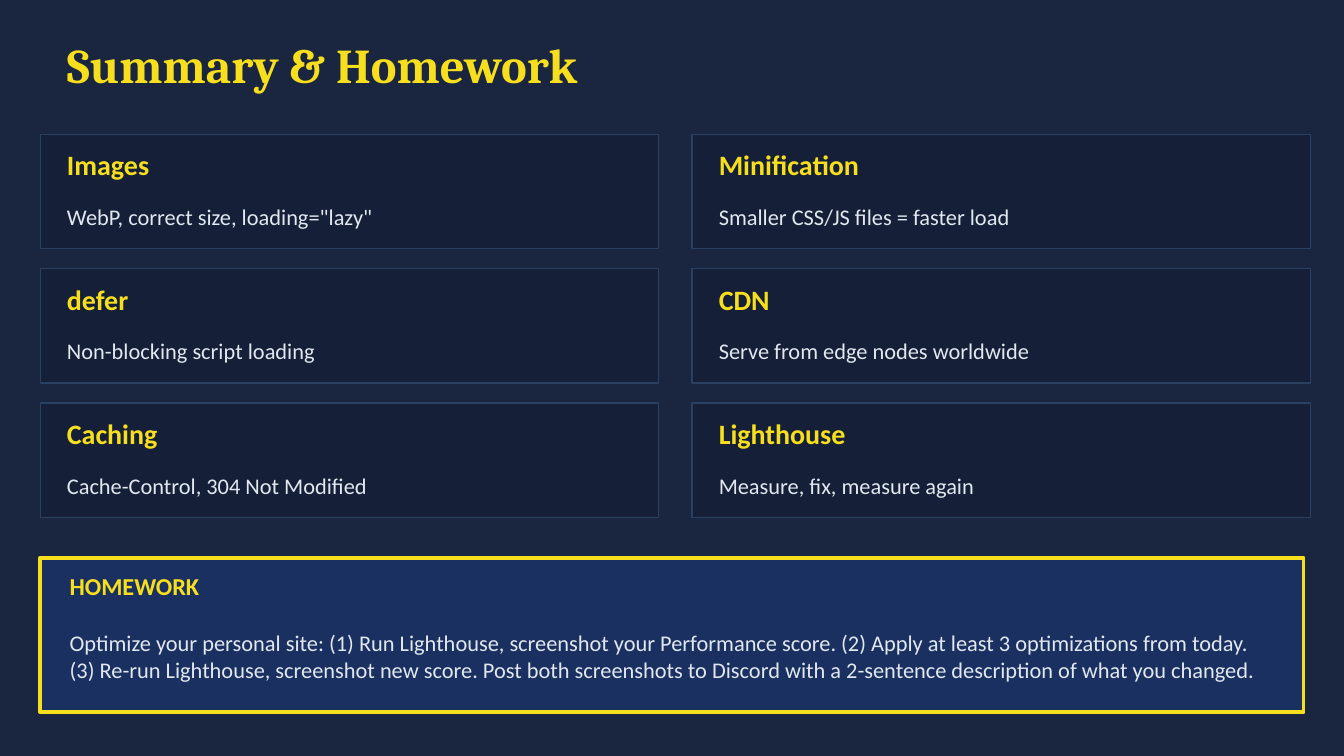
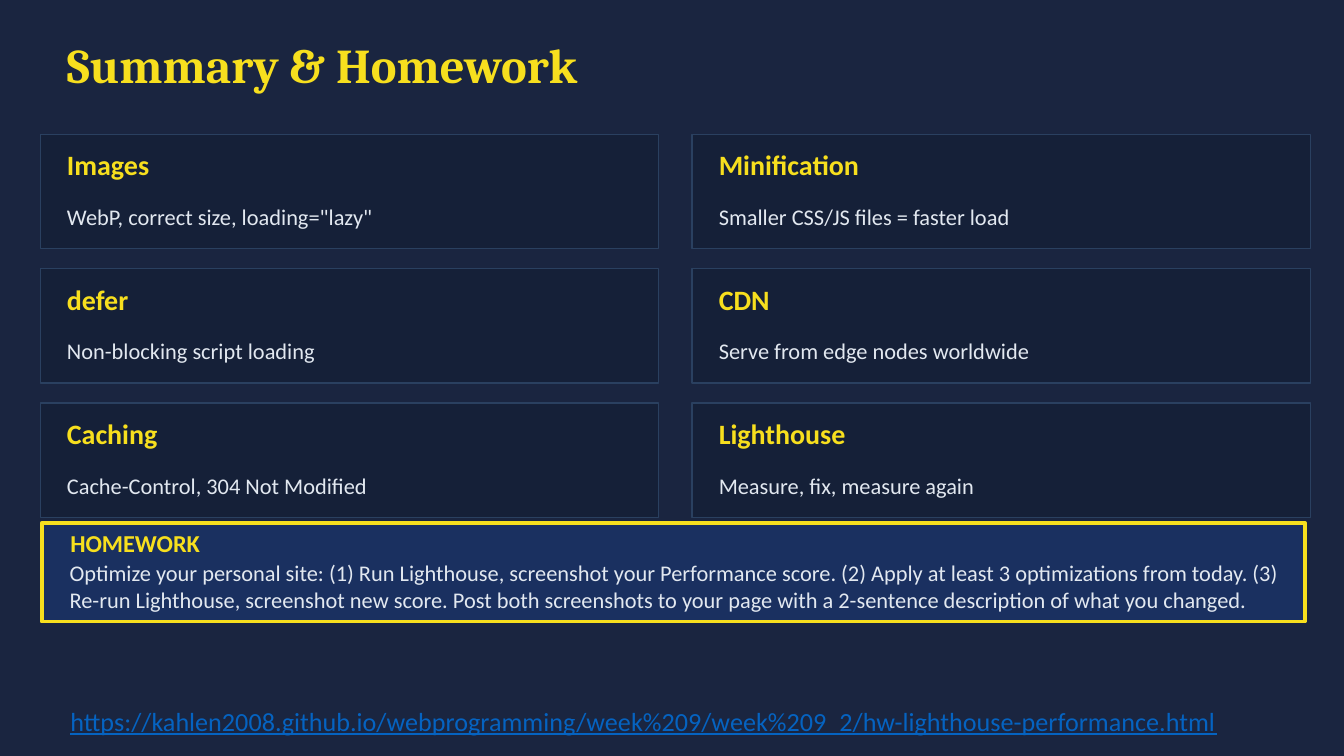
Before and after one commit to muxiddin19/WebPro, a slide deck: slide 23 of week8/WebPro_Week7_Fri_Performance_v2.pptx. Drawn at 1344x756 pixels with LibreOffice and Linux fonts; fonts in the diff are those of the drawing. Boxes give left, top, right and bottom in pixels: in the first picture for what was removed or moved away, otherwise in the second. Text is boxed around its words. In the diff, an @@ line names an element or a change of style, - is before the commit and + after.

```diff
--- a/week8/WebPro_Week7_Fri_Performance_v2.pptx
+++ b/week8/WebPro_Week7_Fri_Performance_v2.pptx
@@ rectangle: place and size @@
-rectangle at [40,558,1304,712]
+rectangle at [42,523,1305,621]
@@ text "HOMEWORK": place and size @@
-text "HOMEWORK" at [70,579,199,595]
+text "HOMEWORK" at [70,536,199,552]
@@ text at [70,565,1277,612]: text changed @@
-Optimize your personal site: (1) Run Lighthouse, screenshot your Performance score. (2) Apply at least 3 optimizations from today. (3) Re-run Lighthouse, screenshot new score. Post both screenshots to Discord with a 2-sentence description of what you changed.
+Optimize your personal site: (1) Run Lighthouse, screenshot your Performance score. (2) Apply at least 3 optimizations from today. (3) Re-run Lighthouse, screenshot new score. Post both screenshots to your page with a 2-sentence description of what you changed.
@@ text added at [70,713,1215,736], 14 pt, text #0563C1, underline @@
+https://kahlen2008.github.io/webprogramming/week%209/week%209_2/hw-lighthouse-performance.html
```
Also in this commit, not shown: 3 other slides changed, 1 other file.
